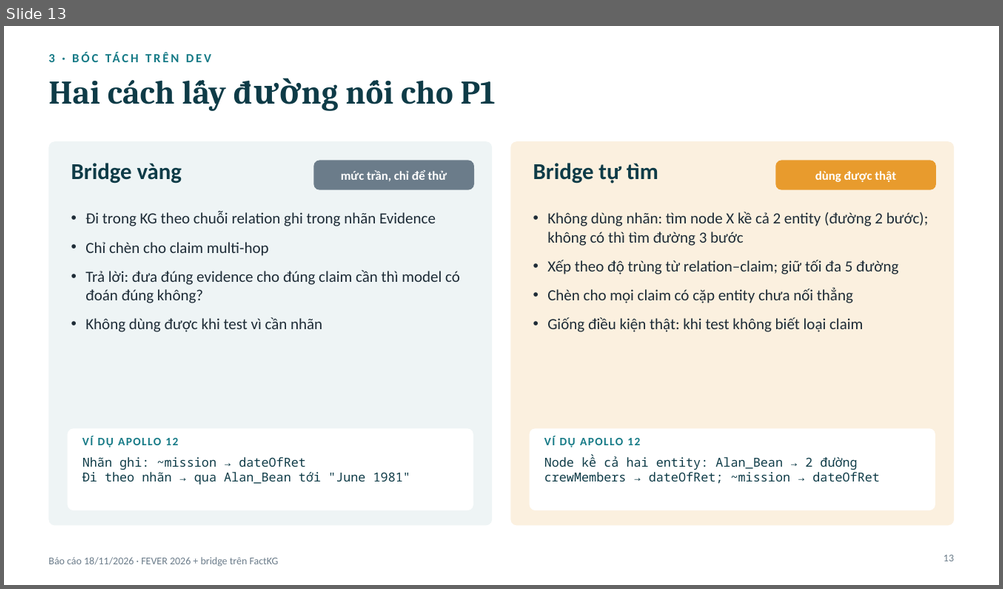
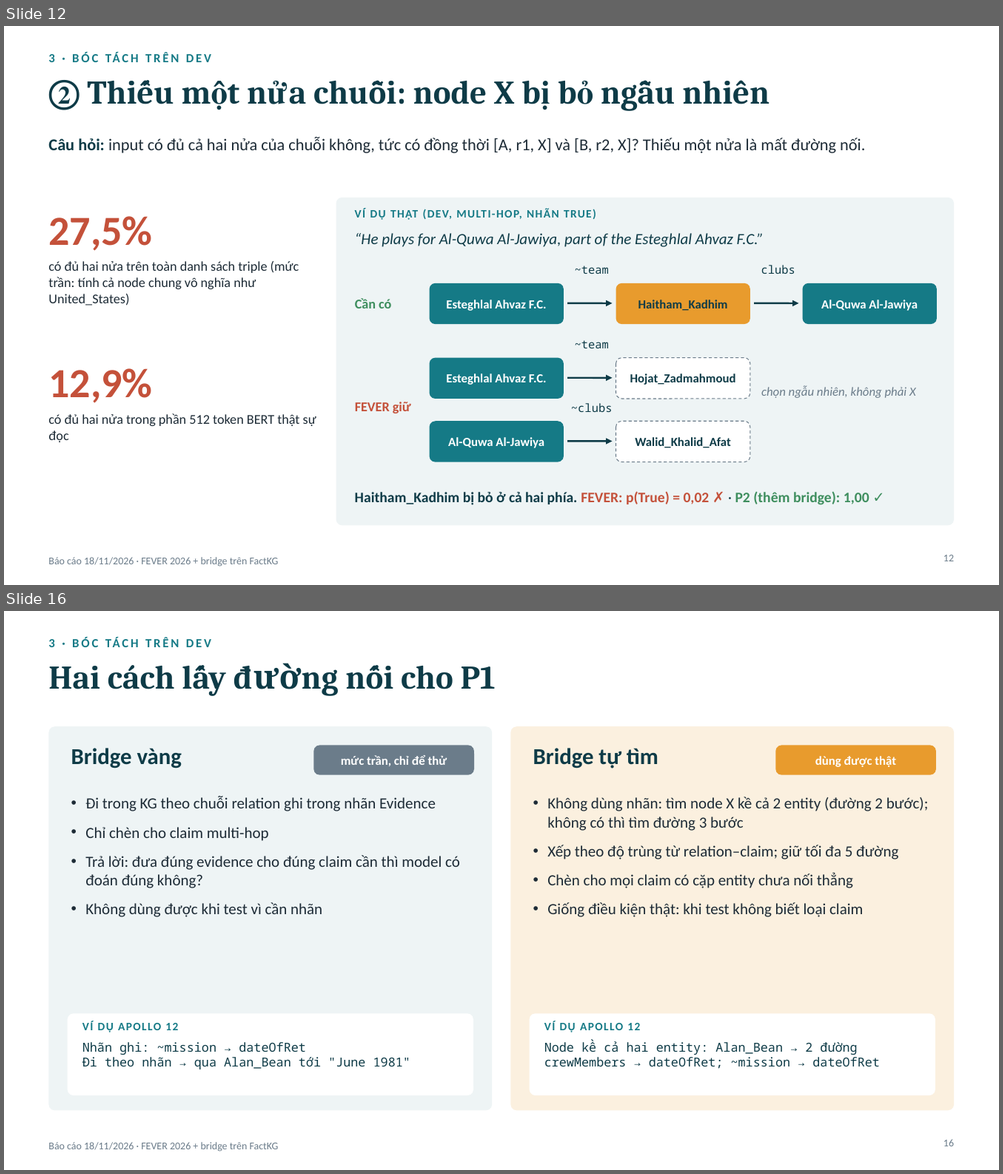
Before and after one commit to duyanhle17/FactKG, a slide deck: ý tưởng + thực nghiệm/báo cáo 18_11 - slide.pptx. Shown one above the other, each under a label of ours: slide 13 before the commit, slides 12 and 16 after it; the slides between them are not shown. The pictures are 1003x589 and 1003x1174 pixels, drawn with LibreOffice and Linux fonts; fonts in the diff are those of the drawing. Boxes give left, top, right and bottom in pixels: in the first picture for what was removed or moved away, otherwise in the second. Text is boxed around its words. In the diff, an @@ line names an element or a change of style, - is before the commit and + after.

```diff
--- a/ý tưởng + thực nghiệm/báo cáo 18_11 - slide.pptx
+++ b/ý tưởng + thực nghiệm/báo cáo 18_11 - slide.pptx
@@ slide 12 added at (4, 26, 999, 585), background #FFFFFF; not listed: 1 template element that a slide beside it also shows @@
@@ text added at (48, 54, 54, 62), 12 pt, text #157A86, bold @@
+3 · BÓC TÁCH TRÊN DEV
@@ title added at (48, 80, 769, 110), 32 pt, text #0E3B47, bold @@
+② Thiếu một nửa chuỗi: node X bị bỏ ngẫu nhiên
@@ text added at (48, 137, 865, 153), 16 pt, text #1D2B36 @@
+Câu hỏi: input có đủ cả hai nửa của chuỗi không, tức có đồng thời [A, r1, X] và [B, r2, X]? Thiếu một nửa là mất đường nối.
@@ rounded rectangle added at (336, 198, 954, 526), fill #EEF4F5 @@
@@ text added at (48, 216, 152, 251), 40 pt, text #C4513A, bold @@
+27,5%
@@ text added at (355, 208, 596, 220), 11 pt, text #157A86, bold @@
+VÍ DỤ THẬT (DEV, MULTI-HOP, NHÃN TRUE)
@@ text added at (355, 233, 763, 247), 15 pt, text #0E3B47, italic @@
+“He plays for Al-Quwa Al-Jawiya, part of the Esteghlal Ahvaz F.C.”
@@ text added at (48, 261, 299, 306), 13 pt, text #1D2B36 @@
+có đủ hai nửa trên toàn danh sách triple (mức trần: tính cả node chung vô nghĩa như United_States)
@@ text added at (575, 266, 609, 274), 11 pt, text #0E3B47 @@
+~team
@@ text added at (761, 265, 795, 274), 11 pt, text #0E3B47 @@
+clubs
@@ rounded rectangle added at (430, 284, 563, 324), fill #157A86, 12 pt, text #FFFFFF, bold @@
+Esteghlal Ahvaz F.C.
@@ rounded rectangle added at (616, 284, 750, 324), fill #E89B2D, 12 pt, text #0E3B47, bold @@
+Haitham_Kadhim
@@ rounded rectangle added at (802, 284, 936, 324), fill #157A86, 12 pt, text #FFFFFF, bold @@
+Al-Quwa Al-Jawiya
@@ text added at (355, 298, 391, 309), 13 pt, text #3E8E5E, bold @@
+Cần có
@@ arrow added from (567, 304) to (612, 304), #0E3B47 1.75 pt @@
@@ arrow added from (754, 304) to (799, 304), #0E3B47 1.75 pt @@
@@ rounded rectangle added at (430, 358, 563, 399), fill #157A86, 12 pt, text #FFFFFF, bold @@
+Esteghlal Ahvaz F.C.
@@ text added at (575, 340, 609, 349), 11 pt, text #0E3B47 @@
+~team
@@ rounded rectangle added at (616, 358, 750, 399), fill #FFFFFF, outline #6B7C8A 0.75 pt dashed, 12 pt, text #0E3B47, bold @@
+Hojat_Zadmahmoud
@@ text added at (48, 369, 152, 403), 40 pt, text #C4513A, bold @@
+12,9%
@@ arrow added from (567, 378) to (612, 378), #0E3B47 1.75 pt @@
@@ text added at (355, 402, 411, 414), 13 pt, text #C4513A, bold @@
+FEVER giữ
@@ text added at (761, 386, 916, 398), 12 pt, text #6B7C8A, italic @@
+chọn ngẫu nhiên, không phải X
@@ text added at (48, 414, 316, 443), 13 pt, text #1D2B36 @@
+có đủ hai nửa trong phần 512 token BERT thật sự đọc
@@ rounded rectangle added at (430, 421, 563, 463), fill #157A86, 12 pt, text #FFFFFF, bold @@
+Al-Quwa Al-Jawiya
@@ text added at (571, 403, 612, 412), 11 pt, text #0E3B47 @@
+~clubs
@@ rounded rectangle added at (616, 421, 750, 463), fill #FFFFFF, outline #6B7C8A 0.75 pt dashed, 12 pt, text #0E3B47, bold @@
+Walid_Khalid_Afat
@@ arrow added from (567, 442) to (612, 442), #0E3B47 1.75 pt @@
@@ text added at (355, 491, 869, 506), 14 pt, text #0E3B47, bold @@
+Haitham_Kadhim bị bỏ ở cả hai phía. FEVER: p(True) = 0,02 ✗ · P2 (thêm bridge): 1,00 ✓
@@ page number added at (943, 555, 953, 562), 10 pt, text #6B7C8A @@
+12
@@ what was slide 13 is now slide 16 @@
@@ page number at (943, 1139, 953, 1147): text changed @@
-13
+16
```
Also in this commit, not shown: 8 slides changed, 2 other slides added, 1 other file.
